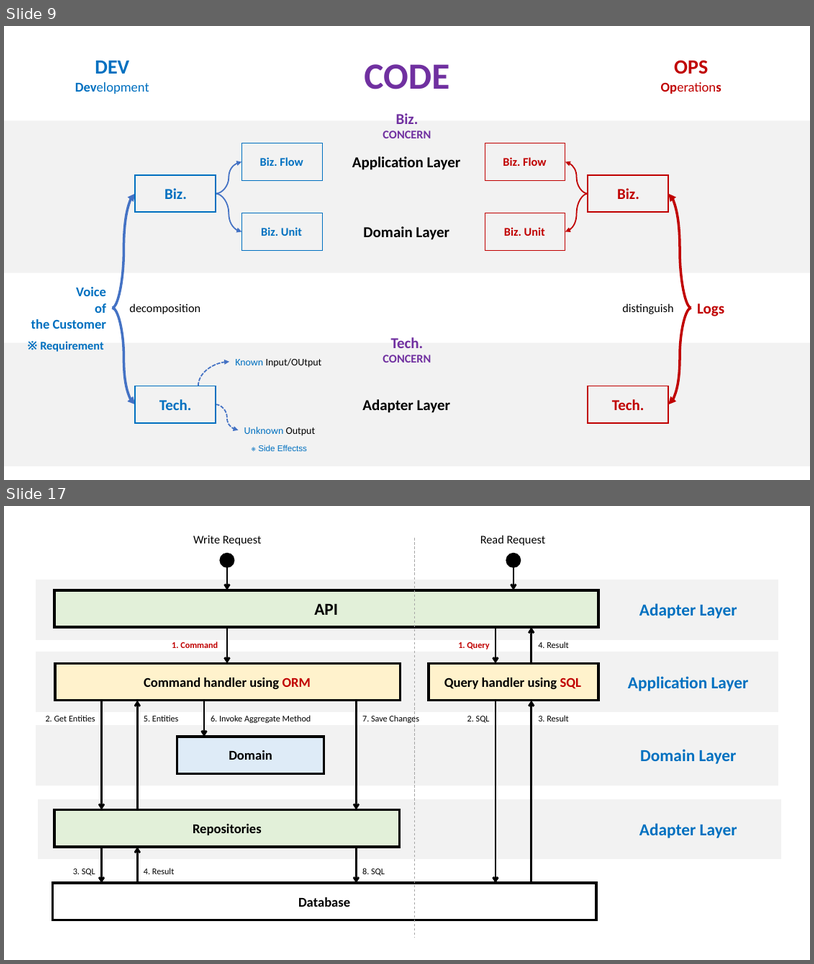
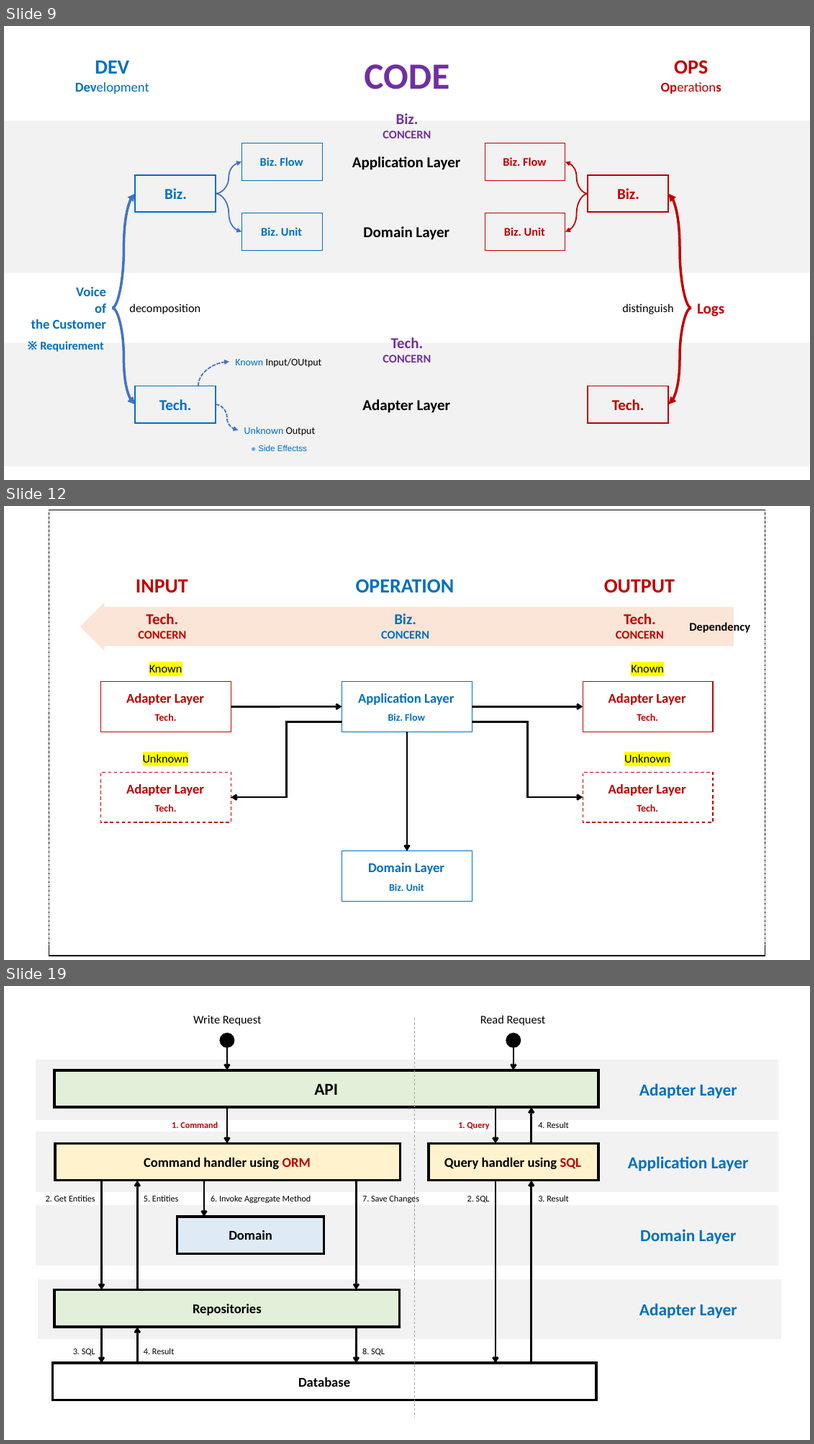
Before and after one commit to hhko/beyondcode, a slide deck: README.pptx. Shown one above the other, each under a label of ours: slides 9 and 17 before the commit, slides 9, 12 and 19 after it; the slides between them are not shown. The pictures are 814x964 and 814x1444 pixels, drawn with LibreOffice and Linux fonts; fonts in the diff are those of the drawing. Boxes give left, top, right and bottom in pixels: in the first picture for what was removed or moved away, otherwise in the second. Text is boxed around its words. In the diff, an @@ line names an element or a change of style, - is before the commit and + after.

```diff
--- a/README.pptx
+++ b/README.pptx
@@ slide 12 added at (4, 506, 810, 960), background #FFFFFF @@
@@ rectangle added at (49, 510, 766, 956), outline #000000 1.5 pt @@
@@ line added from (49, 510) to (49, 944), #A6A6A6 0.75 pt dashed @@
@@ line added from (766, 510) to (766, 944), #A6A6A6 0.75 pt dashed @@
@@ text added at (136, 579, 188, 593), 24 pt, text #C00000, bold @@
+INPUT
@@ text added at (356, 579, 455, 592), 24 pt, text #0070C0, bold @@
+OPERATION
@@ text added at (604, 579, 675, 593), 24 pt, text #C00000, bold @@
+OUTPUT
@@ right arrow added at (81, 603, 733, 649), fill #FBE5D6, outline #FBE5D6 1 pt @@
@@ text added at (138, 613, 186, 638), 14 pt, text #C00000, bold @@
+Tech.
+CONCERN
@@ text added at (381, 613, 430, 638), 14 pt, text #0070C0, bold @@
+Biz.
+CONCERN
@@ text added at (616, 613, 664, 638), 14 pt, text #C00000, bold @@
+Tech.
+CONCERN
@@ text added at (689, 621, 751, 634), 14 pt, text #000000, bold @@
+Dependency
@@ group added at (100, 664, 231, 731): 3 texts, 1 rectangle @@
+Adapter Layer
+Tech.
+Known
@@ text added at (631, 664, 664, 672), 14 pt, text #000000 @@
+Known
@@ rectangle added at (342, 682, 472, 731), fill #FFFFFF, outline #0070C0 1 pt @@
@@ text added at (358, 693, 454, 705), 16 pt, text #0070C0, bold @@
+Application Layer
@@ rectangle added at (583, 682, 713, 731), outline #C00000 1 pt @@
@@ text added at (609, 693, 686, 705), 16 pt, text #C00000, bold @@
+Adapter Layer
@@ arrow added from (232, 707) to (342, 706), #000000 2.25 pt @@
@@ text added at (388, 713, 425, 721), 12 pt, text #0070C0, bold @@
+Biz. Flow
@@ arrow added from (472, 706) to (583, 706), #000000 2.25 pt @@
@@ text added at (637, 713, 658, 721), 12 pt, text #C00000, bold @@
+Tech.
@@ elbow arrow added from (342, 722) to (232, 797), #000000 2.25 pt @@
@@ arrow added from (407, 731) to (407, 851), #000000 2.25 pt @@
@@ elbow arrow added from (472, 722) to (583, 797), #000000 2.25 pt @@
@@ group added at (100, 753, 231, 822): 3 texts, 1 rectangle @@
+Adapter Layer
+Tech.
+Unknown
@@ group added at (583, 754, 713, 822): 3 texts, 1 rectangle @@
+Adapter Layer
+Tech.
+Unknown
@@ rectangle added at (342, 851, 472, 901), fill #FFFFFF, outline #0070C0 1 pt @@
@@ text added at (368, 862, 445, 874), 16 pt, text #0070C0, bold @@
+Domain Layer
@@ text added at (389, 883, 424, 890), 12 pt, text #0070C0, bold @@
+Biz. Unit
@@ what was slide 17 is now slide 19 @@
```
Also in this commit, not shown: 13 other slides added, 1 other file.
